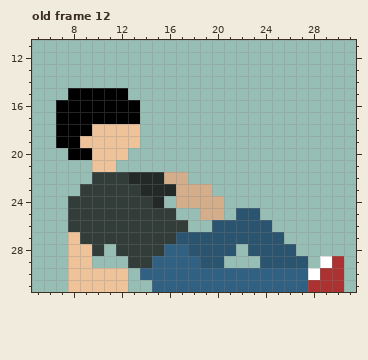
Pixel-art file -- Ready-Run/Assets/Images/Player/PlayerAnim.aseprite. The picture above is the old version.
32x32 pixels, 12 frames. Shown: old frame 12: x 5..31, y 11..31. The commit also changed other frames, which this record leaves out.
And afterwards:
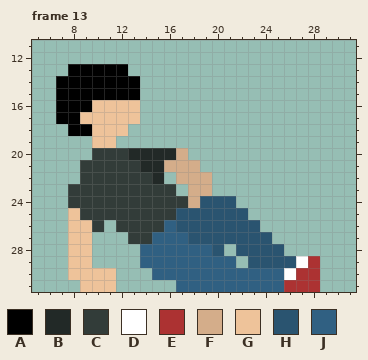
Palette (. is transparent): A #000000  B #222927  C #323c39  D #ffffff  E #ac3232  F #d4ad8a  G #eec39a  H #2a5470  J #306082
What changed:
frames 12 -> 14
Frame 13 against old frame 12:
Colour A is added in row 13 at x 8 to 12; in row 14 at x 7 to 13; in row 15 at x 7 and 13.
Colour B is added in row 20 at x 13 to 16; in row 21 at x 14 to 15.
Colour C is added in row 21 at x 9 and 12 to 13; in row 22 at x 9; in row 23 at x 8; in row 24 at x 16.
Colour C replaces colour B in row 22 at x 13 to 14; in row 23 at x 14 to 16; in row 24 at x 15.
Colour C replaces colour F in row 24 at x 17.
Colour C replaces colour G in row 20 at x 10 to 12; in row 21 at x 10 to 11.
Colour D replaces colour H in row 29 at x 27.
Colour D replaces colour J in row 30 at x 26.
Colour E is added in row 29 at x 28.
Colour E replaces colour D in row 30 at x 28.
Colour E replaces colour J in row 30 at x 27; in row 31 at x 26 to 27.
Colour F is added in row 20 at x 17; in row 21 at x 16 to 18; in row 22 at x 18 to 19.
Colour G replaces colour A in row 16 at x 10 to 13; in row 17 at x 9 to 13.
Colour G replaces colour C in row 25 at x 8; in row 26 at x 8 to 9; in row 27 at x 9.
Colour H is added in row 24 at x 21; in row 25 at x 17 to 18 and 21; in row 26 at x 18 to 19; in row 28 at x 22; in row 29 at x 23.
Colour H replaces colour C in row 26 at x 17.
Colour H replaces colour F in rows 24 to 25 at x 19 to 20.
Colour J is added in row 29 at x 21.
Colour J replaces colour C in row 26 at x 16; in row 27 at x 15 to 16; in row 28 at x 14 to 15; in row 29 at x 14.
Colour J replaces colour H in row 27 at x 17; in row 28 at x 18 to 19; in row 29 at x 19 to 20.
Colour A is removed in row 18 at x 7; in row 19 at x 7 to 8; in row 20 at x 8 to 9.
Colour C is removed in row 26 at x 11; in row 27 at x 10 to 12; in row 28 at x 10 and 12 to 13; in row 29 at x 13.
Colour D is removed in row 29 at x 29.
Colour E is removed in row 29 at x 30; in rows 30 to 31 at x 29 to 30.
Colour F is removed in row 22 at x 16; in row 23 at x 17.
Colour G is removed in row 18 at x 13; in row 19 at x 9 and 12 to 13; in row 30 at x 12; in row 31 at x 8 and 12.
Colour H is removed in row 25 at x 23; in row 26 at x 24; in row 27 at x 25; in row 28 at x 21 and 26.
Colour J is removed in row 30 at x 14; in row 31 at x 15 to 16.
Boxes around the changes in both pictures, in picture pixels (x1, y1, x2, y2):
changed: (56, 64, 344, 292)
